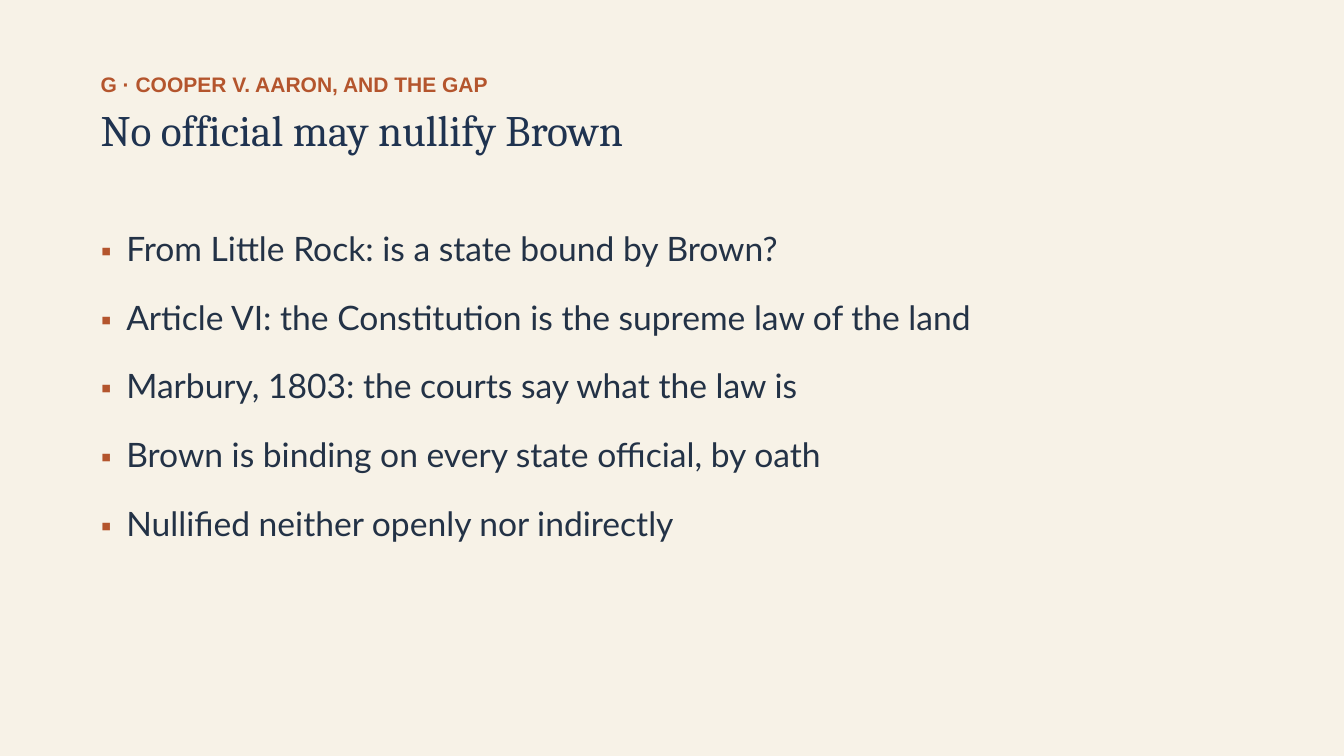
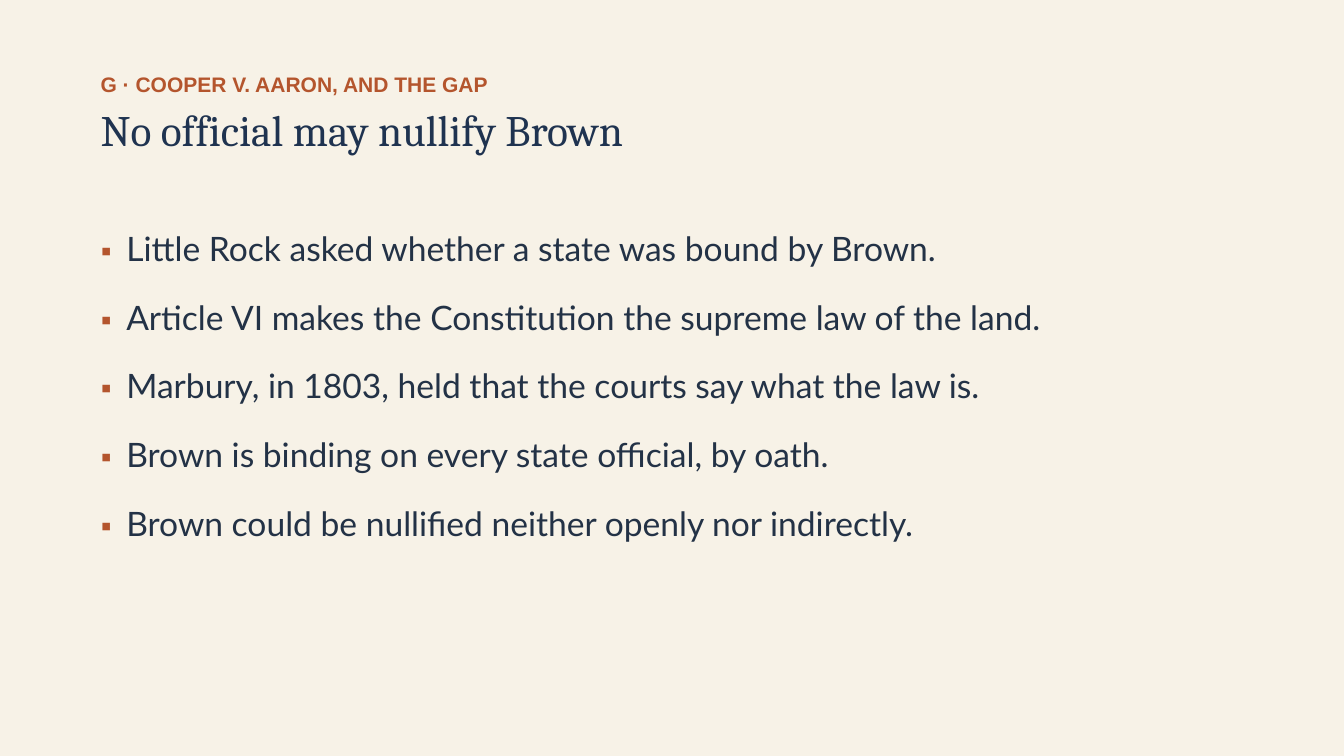
Before and after one commit to ab17gthb/humanities-curriculum-group, a slide deck: slide 21 of civil-rights/lesson-02/lesson-02-slides.pptx. Drawn at 1344x756 pixels with LibreOffice and Linux fonts; fonts in the diff are those of the drawing. Boxes give left, top, right and bottom in pixels: in the first picture for what was removed or moved away, otherwise in the second. Text is boxed around its words. In the diff, an @@ line names an element or a change of style, - is before the commit and + after.

Commit message:
Rollout: Civil Rights L2 reworked and live (Brown and the Massive Resistance)

```diff
--- a/civil-rights/lesson-02/lesson-02-slides.pptx
+++ b/civil-rights/lesson-02/lesson-02-slides.pptx
@@ text at (126,236,1040,542): text changed @@
-▪ From Little Rock: is a state bound by Brown?
-▪ Article VI: the Constitution is the supreme law of the land
-▪ Marbury, 1803: the courts say what the law is
-▪ Brown is binding on every state official, by oath
-▪ Nullified neither openly nor indirectly
+▪ Little Rock asked whether a state was bound by Brown.
+▪ Article VI makes the Constitution the supreme law of the land.
+▪ Marbury, in 1803, held that the courts say what the law is.
+▪ Brown is binding on every state official, by oath.
+▪ Brown could be nullified neither openly nor indirectly.
```
Also in this commit, not shown: 7 other slides changed, 6 other files.
